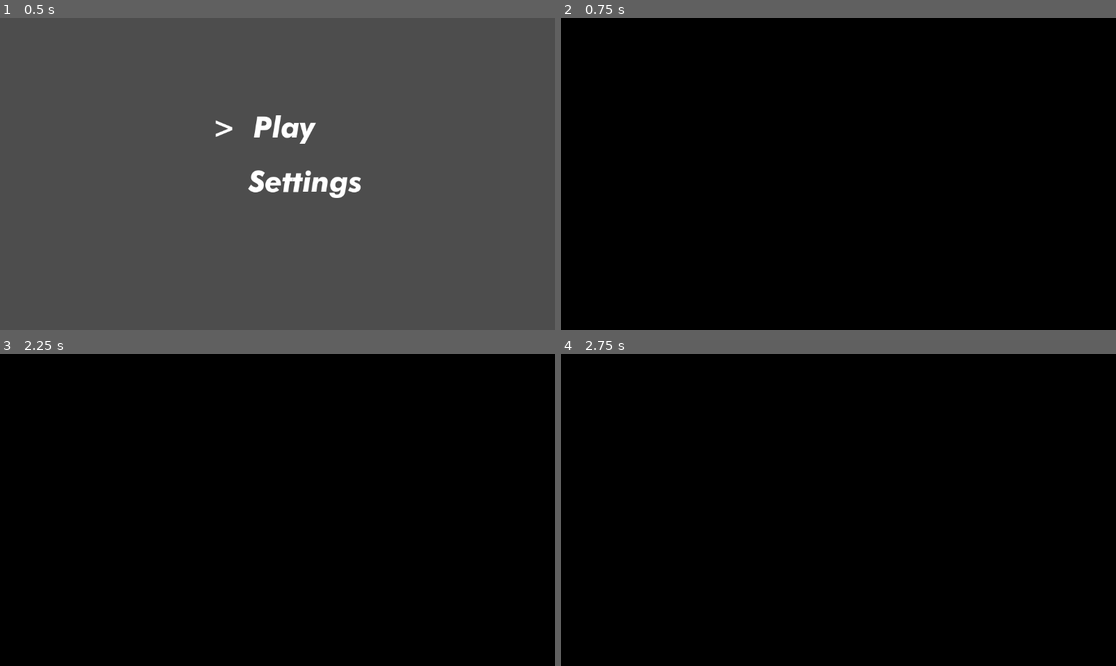
Above: before the commit, frames 1-4 (two rows, left to right).
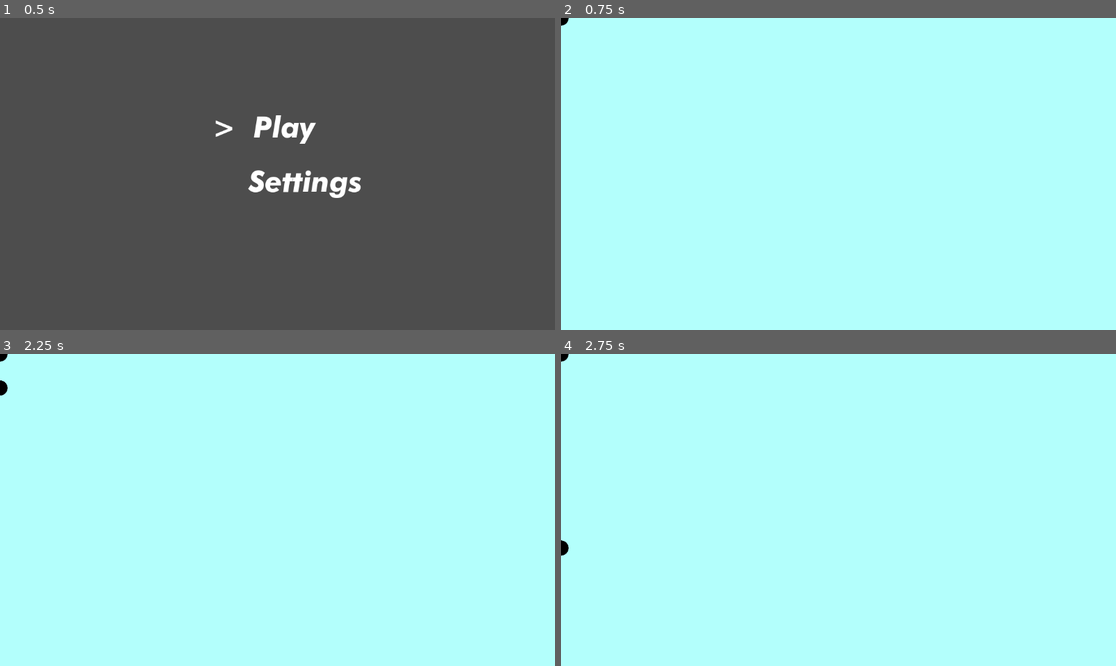
Above: after the commit, the same moments.

Repository: ProgrammingParadox/voronoi-game
Game: Godot game, scene res://scenes/home.tscn
Two runs of this game, one before a commit and one after it. Both use one fixed random seed, a clock stepped at 60 frames per second and the inputs below.
Inputs (mouse positions are in pixels of both pictures, inside the frame that each line leads up to):
- Up to frame 1 (0.5 s): no input
- Up to frame 2 (0.75 s): click "Play" at 0.5 s
- Up to frame 3 (2.25 s): tap Enter (enter) at 1.25, 1.35, 2.1 s; move the mouse to (399, 494) at 1.27 s; hold W (player_1_up) 1.28-2.03 s; tap Space at 2 s; move the mouse to (166, 525) at 2.02 s; hold S (player_1_down) from 2.03 s (still down)
- Up to frame 4 (2.75 s): keep holding S (player_1_down)

Frame 1 is identical in both runs. In frame 2, 100% of the frame differs, in the area x 0-100%, y 0-100%; in frame 3, 100%; in frame 4, 100%.
Error before the commit: Invalid access to property or key 'point_x' on a base object of type 'Node2D (node_2d.gd)'. (res://scripts/voronoi.gd:29)

Commit message:
fix the errors that brings

Diff:
--- a/scenes/Game.tscn
+++ b/scenes/Game.tscn
@@ -1,6 +1,6 @@
 [gd_scene load_steps=6 format=3 uid="uid://og27vauvhwyp"]
 
-[ext_resource type="Script" uid="uid://bfiqymei23qyp" path="res://scenes/game.gd" id="1_s0nni"]
+[ext_resource type="Script" uid="uid://bfiqymei23qyp" path="res://scripts/game.gd" id="1_s0nni"]
 [ext_resource type="Shader" uid="uid://31ww3j04rdyb" path="res://voronoi.gdshader" id="1_t88pq"]
 [ext_resource type="Script" uid="uid://chnkqismhkqxo" path="res://scripts/voronoi.gd" id="2_r0x5m"]
 [ext_resource type="PackedScene" uid="uid://bhp5xw5nom5h" path="res://player.tscn" id="4_78awf"]
--- a/scripts/homepointer.gd
+++ b/scripts/homepointer.gd
@@ -19,7 +19,7 @@
 		position.x = play.position.x + 15 * sin(timer*4)
 		position.y = play.position.y
 		if Input.is_action_just_pressed("enter"):
-			get_tree().change_scene_to_file("res://scenes/node_2d.tscn")
+			get_tree().change_scene_to_file("res://scenes/Game.tscn")
 
 	elif curr_selection == 2:
 		get_node("../VBoxContainer/Play").position.x = 0
@@ -45,4 +45,4 @@
 
 
 func _on_play_pressed() -> void:
-	get_tree().change_scene_to_file("res://scenes/node_2d.tscn")  #will need to make character select when char select is made
+	get_tree().change_scene_to_file("res://scenes/Game.tscn"); # ll need to make character select when char select is made
Renamed: scenes/game.gd -> scripts/game.gd
Renamed: scenes/game.gd.uid -> scripts/game.gd.uid
